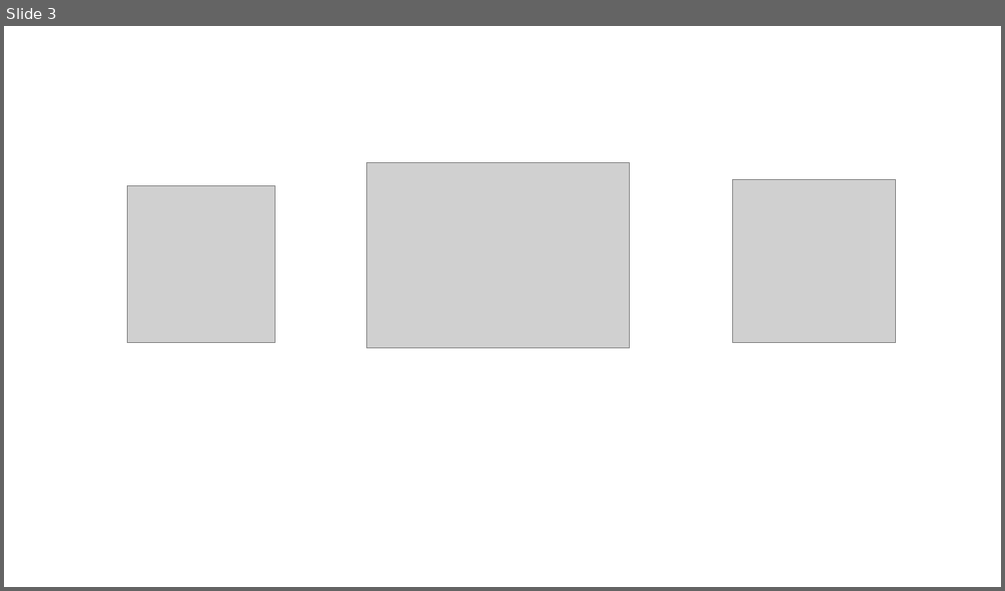
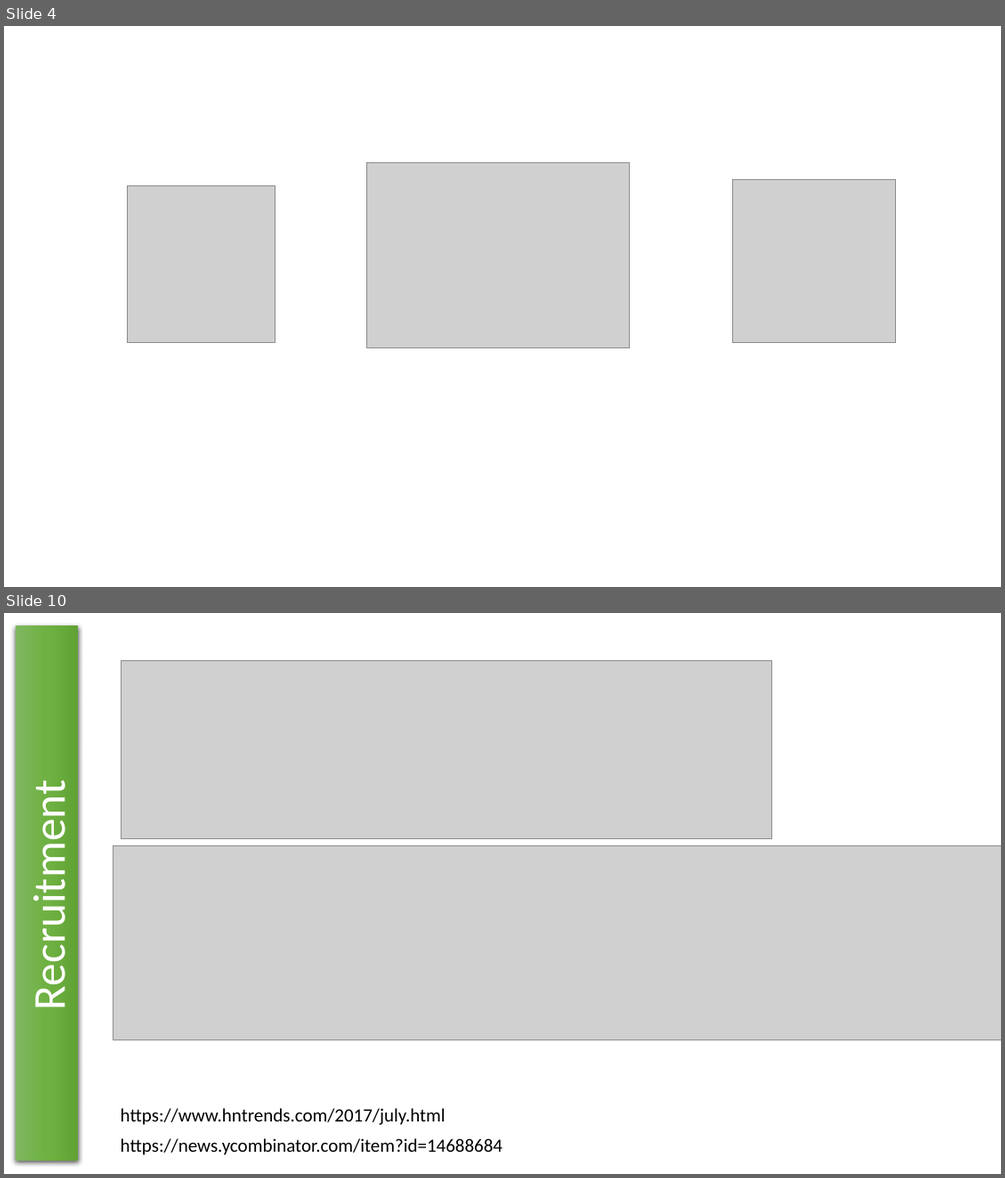
Before and after one commit to DarynHolmes/vue-vuex-interop, a slide deck: slides/Vue.pptx. Shown one above the other, each under a label of ours: slide 3 before the commit, slides 4 and 10 after it; the slides between them are not shown. The pictures are 1005x591 and 1005x1178 pixels, drawn with LibreOffice and Linux fonts; fonts in the diff are those of the drawing; grey boxes stand for pictures. Boxes give left, top, right and bottom in pixels: in the first picture for what was removed or moved away, otherwise in the second. Text is boxed around its words. In the diff, an @@ line names an element or a change of style, - is before the commit and + after.

```diff
--- a/slides/Vue.pptx
+++ b/slides/Vue.pptx
@@ slide 10 added at [4,613,1001,1174], background #FFFFFF @@
@@ rectangle added at [16,625,79,1160], fill gradient #81B861 to #6FB242 to #62A336, 44 pt, text #FFFFFF @@
+Recruitment
@@ picture added at [121,661,772,840] @@
@@ picture added at [113,845,1001,1040] @@
@@ text added at [121,1108,445,1125], 18 pt, text #000000 @@
+https://www.hntrends.com/2017/july.html
@@ text added at [121,1138,502,1155], 18 pt, text #000000 @@
+https://news.ycombinator.com/item?id=14688684
@@ what was slide 3 is now slide 4 @@
```
Also in this commit, not shown: 15 slides changed, 10 other slides added, 3 slides removed, 2 other files.
